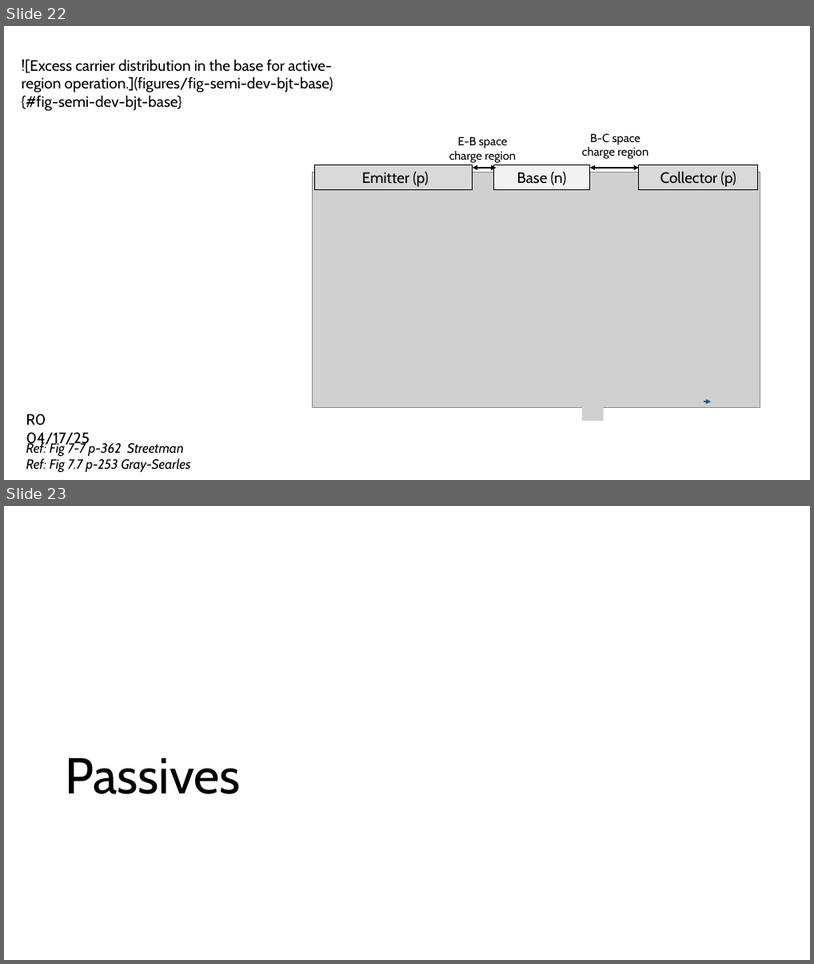
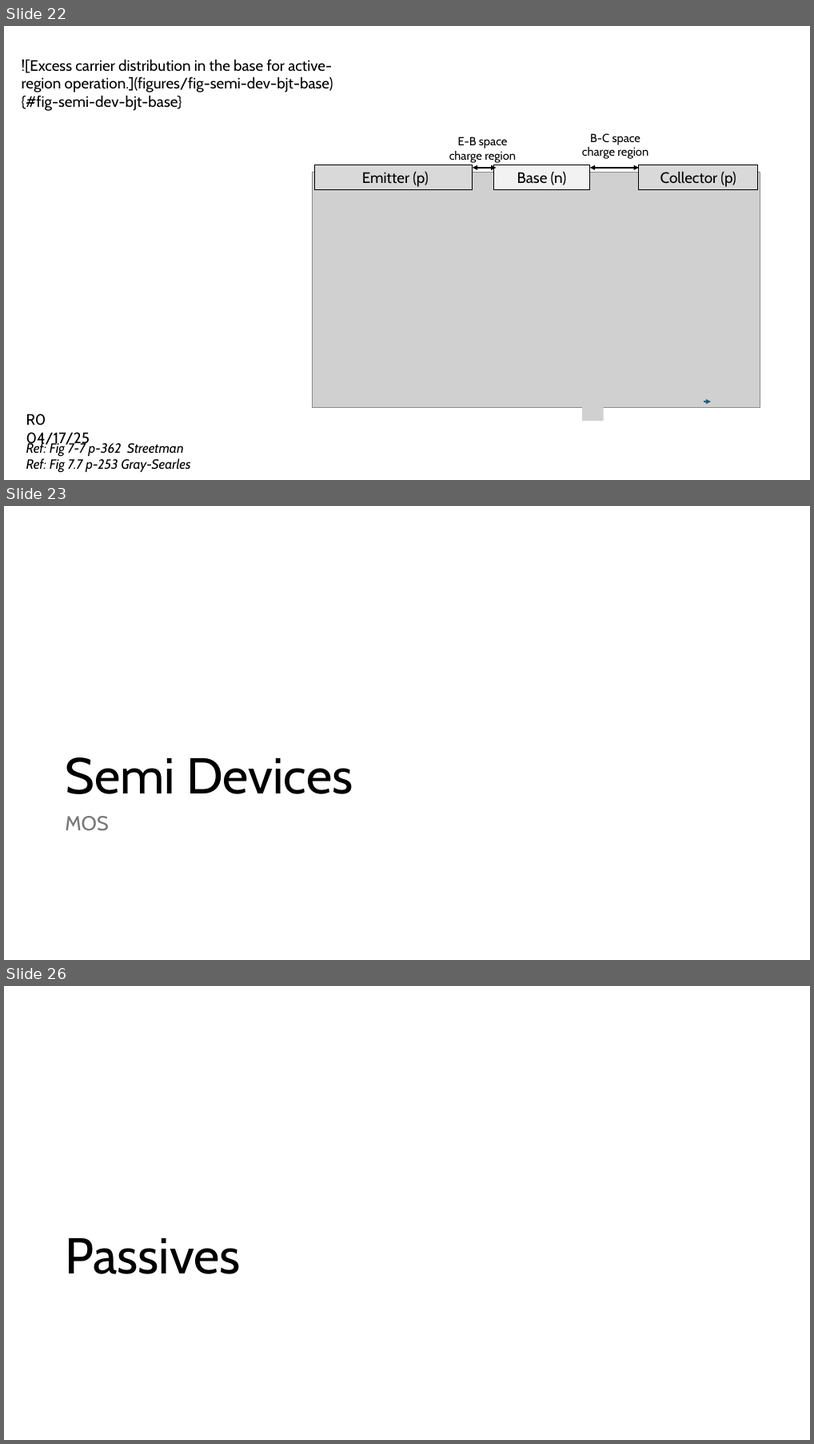
Before and after one commit to mixignal-press/ebook-ice1, a slide deck: figures/fig.pptx. Shown one above the other, each under a label of ours: slides 22 and 23 before the commit, slides 22, 23 and 26 after it; the slides between them are not shown. The pictures are 814x964 and 814x1444 pixels, drawn with LibreOffice and Linux fonts; fonts in the diff are those of the drawing; grey boxes stand for pictures; background and template pictures are left out. Boxes give left, top, right and bottom in pixels: in the first picture for what was removed or moved away, otherwise in the second. Text is boxed around its words. In the diff, an @@ line names an element or a change of style, - is before the commit and + after.

```diff
--- a/figures/fig.pptx
+++ b/figures/fig.pptx
@@ slide 23 added at bbox=[4, 506, 810, 960], background #FFFFFF @@
@@ title added at bbox=[65, 757, 353, 794], 60 pt, text #000000 @@
+Semi Devices
@@ text added at bbox=[65, 816, 108, 831], 24 pt, text #797979 @@
+MOS
@@ what was slide 23 is now slide 26 @@
```
Also in this commit, not shown: 2 other slides added, 11 other files.
